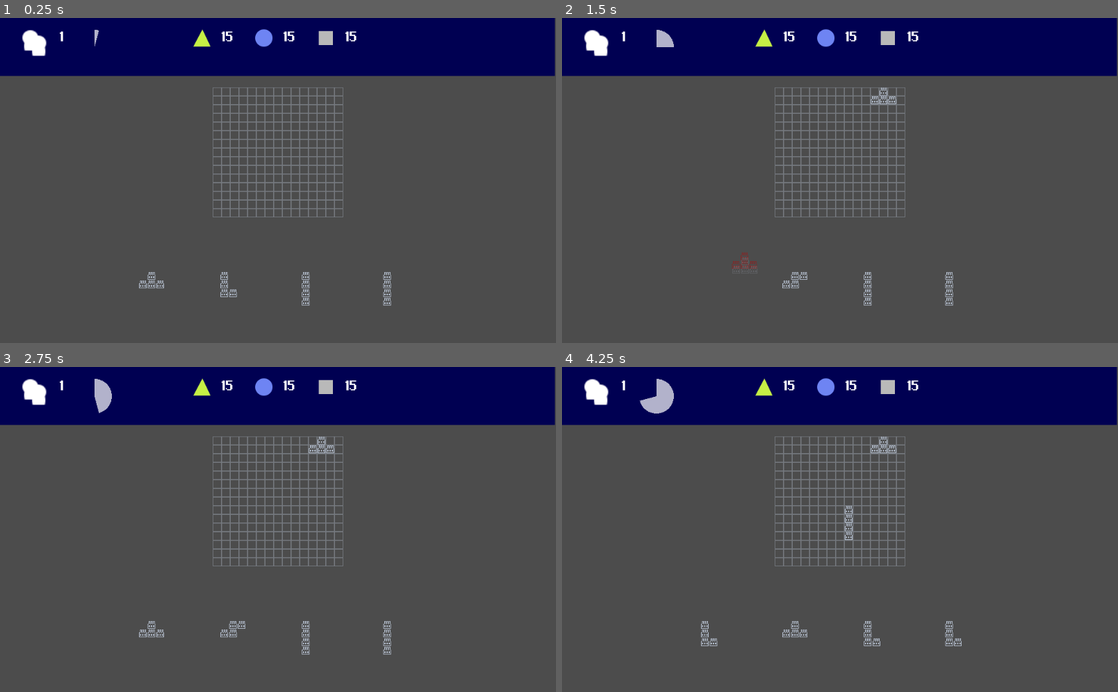
Above: before the commit, frames 1-4 (two rows, left to right).
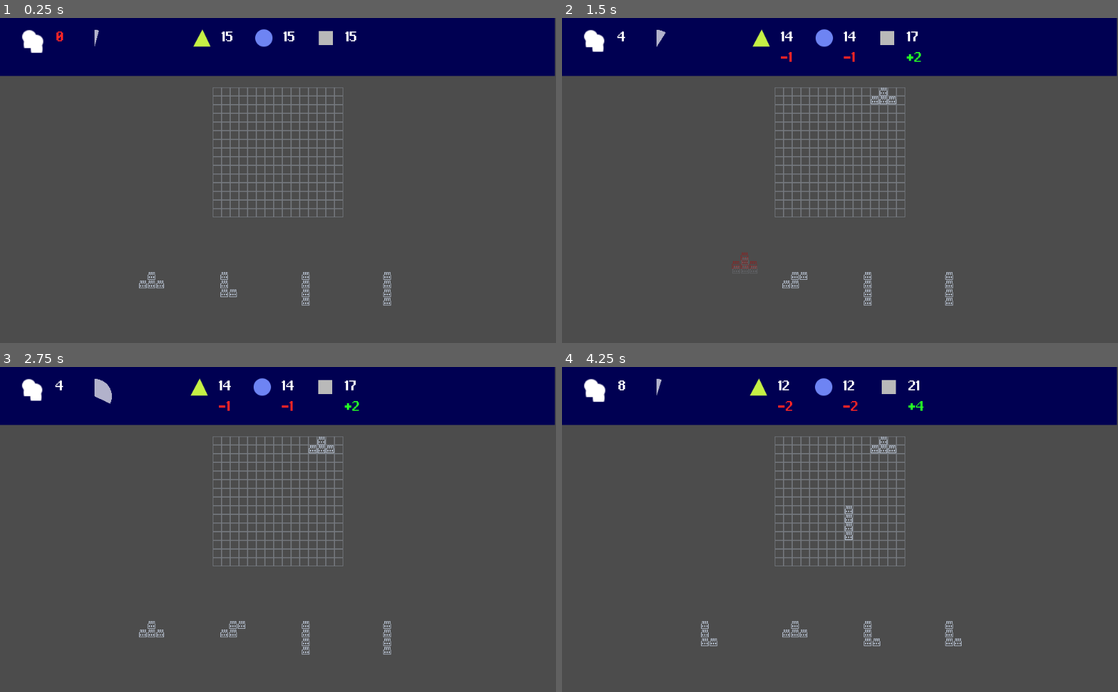
Above: after the commit, the same moments.

Repository: T4g1/gd-wildjam13
Game: Godot game, scene res://main.tscn
Same seed, same stepped clock (60 frames per second), same inputs: the game is played once before the commit and once after it. The project has no main scene, so this scene is started directly.
Inputs (mouse positions are in pixels of both pictures, inside the frame that each line leads up to):
- Up to frame 1 (0.25 s): no input
- Up to frame 2 (1.5 s): drag from (717, 287) to (895, 109) at 0.52 s; drag from (717, 287) to (812, 245) at 1.27 s
- Up to frame 3 (2.75 s): move the mouse to (239, 636) at 2.02 s; hold Right (ui_right) from 2.03 s (still down); click (239, 636) at 2.17 s
- Up to frame 4 (4.25 s): release Right (ui_right) at 2.75 s; drag from (878, 636) to (673, 480) at 2.77 s; drag from (962, 636) to (867, 529) at 3.52 s

The runs differ from the first frame. In frame 1, 0.1% of the frame differs, in the area x 3-12%, y 3-12%; in frame 2, 0.6%; in frame 3, 0.6%; in frame 4, 0.9%, in the area x 3-66%, y 3-15%.

Commit message:
feat: polyminos add blocs

Diff:
--- a/main.gd
+++ b/main.gd
@@ -14,9 +14,12 @@
 
 	pool.connect("add_polymino", self, "_on_add_polymino")
 	pool.connect("remove_polymino", self, "_on_remove_polymino")
+	player_city.connect("add_bloc", self, "_on_add_bloc")
+
 	# Connect resource manager to GUI
 	resources_manager.connect("updated_resources", gui, "update_resources")
 	resources_manager.connect("updated_diffs", gui, "update_diffs")
+	resources_manager.connect("updated_population", gui, "update_population")
 
 	# Connect resource manager to game_over logic
 	resources_manager.connect("is_empty", self, "init_doom")
@@ -32,7 +35,7 @@
 	resources_manager.reset()
 	# Set gui to init values
 	gui.update_resources(resources_manager.resources)
-	gui.update_population(1)
+	gui.update_population(resources_manager.population)
 
 
 	randomize()
@@ -48,6 +51,13 @@
 		if held_object and !event.pressed:
 
 			if player_city.merge(held_object):
+				# Update timer pace and activate a consume cycle
+				timer.speed_up()
+				consume_produce()
+				# Increase population
+				resources_manager.update_diffs()
+				resources_manager.increase_population(Polymino.TETROMINO_SIZE)
+				# new pool
 				generate_pool()
 			else:
 				held_object.get_node("Dragable").drop()
@@ -74,3 +84,23 @@
 	polymino.connect("clicked", self, "_on_dragable_clicked")
 func _on_remove_polymino(polymino: Polymino):
 	polymino.disconnect("clicked", self, "_on_dragable_clicked")
+
+func _on_add_bloc(bloc: Bloc):
+	# Connect bloc to resource manager
+	bloc.connect("consume", resources_manager, "remove")
+	bloc.connect("produce", resources_manager, "add")
+
+func consume_produce():
+	# Get all blocs to consume and produce
+	get_tree().call_group("bloc", "consume_and_produce")
+
+func init_doom():
+	# Start a little timer when a resource drop below 0
+	if doom.is_stopped():
+		doom.start()
+
+func check_doom():
+	# Once the timer is done, if the value is still < 0, stop game
+	if resources_manager.is_empty():
+		timer.stop()
+		# TODO end game
--- a/nodes/City/City.gd
+++ b/nodes/City/City.gd
@@ -1,4 +1,6 @@
 extends Control
+
+signal add_bloc
 
 const RED = Color(1.0, 0.0, 0.0, 0.5)
 const GREEN = Color(0.0, 1.0, 0.0, 0.5)
@@ -28,7 +30,7 @@
 
 # Merge the given polymino with the player city
 # Return false on failed merge and does not modify anything in that case
-func merge(polymino):
+func merge(polymino: Polymino):
 	if is_valid_placement(polymino):
 		var cell_position = get_cell_position(polymino)
 
@@ -36,7 +38,14 @@
 			for y in range(polymino.TETROMINO_SIZE):
 				var tile = polymino.get_node("Grid").get_cell(x, y)
 				if tile != -1:
+					# TODO configure tile is set_cell
 					$Grid.set_cell(cell_position.x + x, cell_position.y + y, tile)
+
+		for b in polymino.get_blocs():
+			var bloc := b as Bloc
+			$Blocs.add_child(bloc)
+			bloc.active = true
+			emit_signal("add_bloc", bloc)
 
 		return true
 	else:
--- a/nodes/City/City.tscn
+++ b/nodes/City/City.tscn
@@ -12,3 +12,5 @@
 
 [node name="Ghost" parent="." instance=ExtResource( 3 )]
 visible = false
+
+[node name="Blocs" type="Node2D" parent="."]
--- a/nodes/Polymino/Polymino.gd
+++ b/nodes/Polymino/Polymino.gd
@@ -39,13 +39,27 @@
 enum PolyminoShape { Z = 0, S, L, J, O, I, W }
 export(PolyminoShape) var shape = PolyminoShape.Z setget set_shape
 
+var bloc_packed: PackedScene = preload("res://scenes/Bloc.tscn")
+
+var blocs: Array = []
+
 func set_shape(new_shape):
 	if !has_node("Grid"):
 		return
 
 	shape = new_shape
 
+	for i in range(0, TETROMINO_SIZE):
+		# Create Bloc from prefab
+		var bloc: Bloc = bloc_packed.instance()
+		bloc.prod_type = randi() % ResourceType.Types.size()
+		blocs.push_front(bloc)
+
+	# TODO give types to set_content
 	$Grid.set_content(PATTERN[shape], TETROMINO_SIZE)
 
 func _on_clicked():
 	emit_signal("clicked", self)
+
+func get_blocs() -> Array:
+	return blocs
--- a/scripts/Bloc.gd
+++ b/scripts/Bloc.gd
@@ -11,11 +11,12 @@
 var active := false
 
 func _ready():
-  pass
+	pass
 
 func consume_and_produce():
-  for res_type in range(0, ResourceType.Types.size()):
-    if res_type == prod_type:
-      emit_signal("produce", res_type, production)
-    else:
-      emit_signal("consume", res_type, consumption)
+	if active:
+		for res_type in range(0, ResourceType.Types.size()):
+			if res_type == prod_type:
+				emit_signal("produce", res_type, production)
+			else:
+				emit_signal("consume", res_type, consumption)
--- a/scripts/ResourcesManager.gd
+++ b/scripts/ResourcesManager.gd
@@ -4,9 +4,11 @@
 signal is_empty
 signal updated_resources
 signal updated_diffs
+signal updated_population
 
 var resources: Dictionary = {}
 var diffs: Dictionary = {}
+var population := 0
 
 export(int) var base = 15
 
@@ -17,6 +19,7 @@
 	for type in range(0, ResourceType.Types.size()):
 		resources[type] = base
 		diffs[type] = 0
+	population = 0
 
 func add(type: int, value: int):
 	resources[type] += value
@@ -49,3 +52,7 @@
 	for type in range(0, ResourceType.Types.size()):
 		empty = empty || resources[type] < 0
 	return empty
+
+func increase_population(value: int):
+	population += value
+	emit_signal("updated_population", population)
